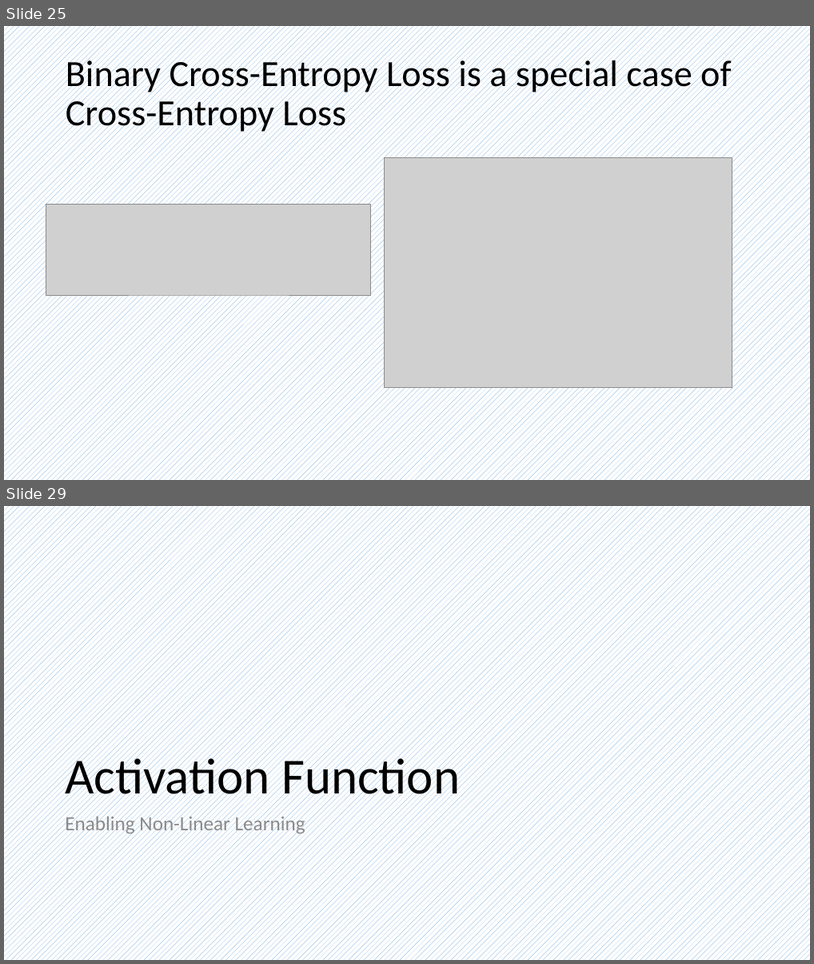
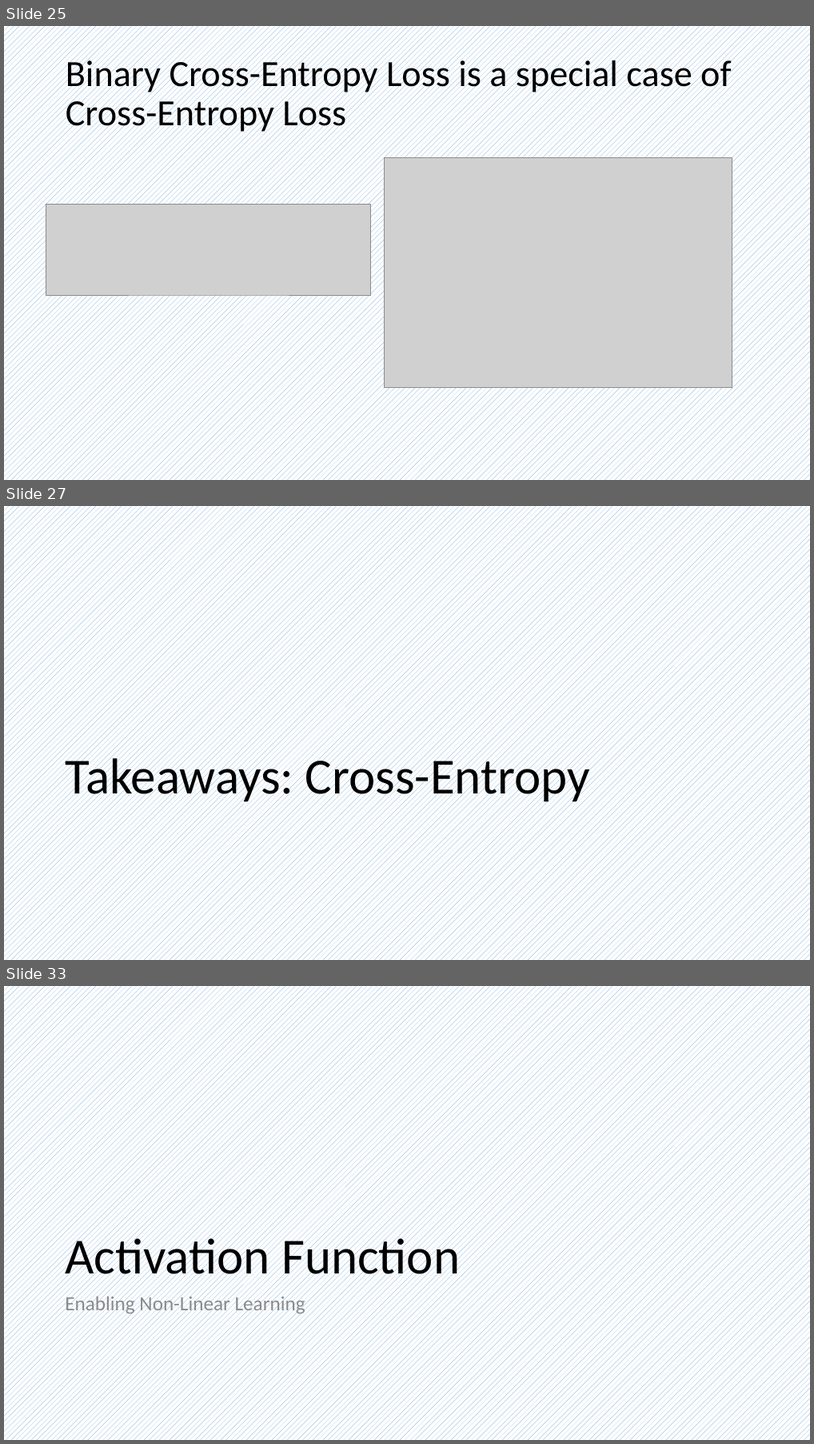
Before and after one commit to frankwxu/AI4DigitalForensics, a slide deck: CYFI445/lectures/08_multiclass_classification_n_to_n_2hidden/0_ML_concepts_multiclass.pptx. Shown one above the other, each under a label of ours: slides 25 and 29 before the commit, slides 25, 27 and 33 after it; the slides between them are not shown. The pictures are 814x964 and 814x1444 pixels, drawn with LibreOffice and Linux fonts; fonts in the diff are those of the drawing; grey boxes stand for pictures; background and template pictures are left out. Boxes give left, top, right and bottom in pixels: in the first picture for what was removed or moved away, otherwise in the second. Text is boxed around its words. In the diff, an @@ line names an element or a change of style, - is before the commit and + after.

```diff
--- a/CYFI445/lectures/08_multiclass_classification_n_to_n_2hidden/0_ML_concepts_multiclass.pptx
+++ b/CYFI445/lectures/08_multiclass_classification_n_to_n_2hidden/0_ML_concepts_multiclass.pptx
@@ slide 27 added at bbox=[4, 506, 810, 960], background pattern #5B9BD5 on #FFFFFF @@
@@ title added at bbox=[65, 752, 590, 806], 60 pt, text #000000 @@
+Takeaways: Cross-Entropy
@@ what was slide 29 is now slide 33 @@
```
Also in this commit, not shown: 2 slides changed, 3 other slides added.
